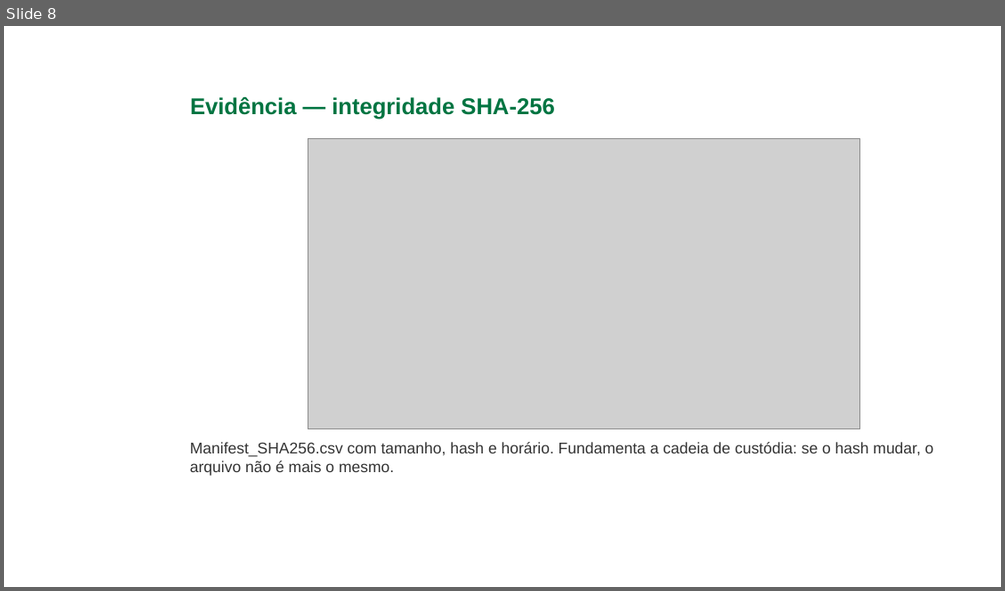
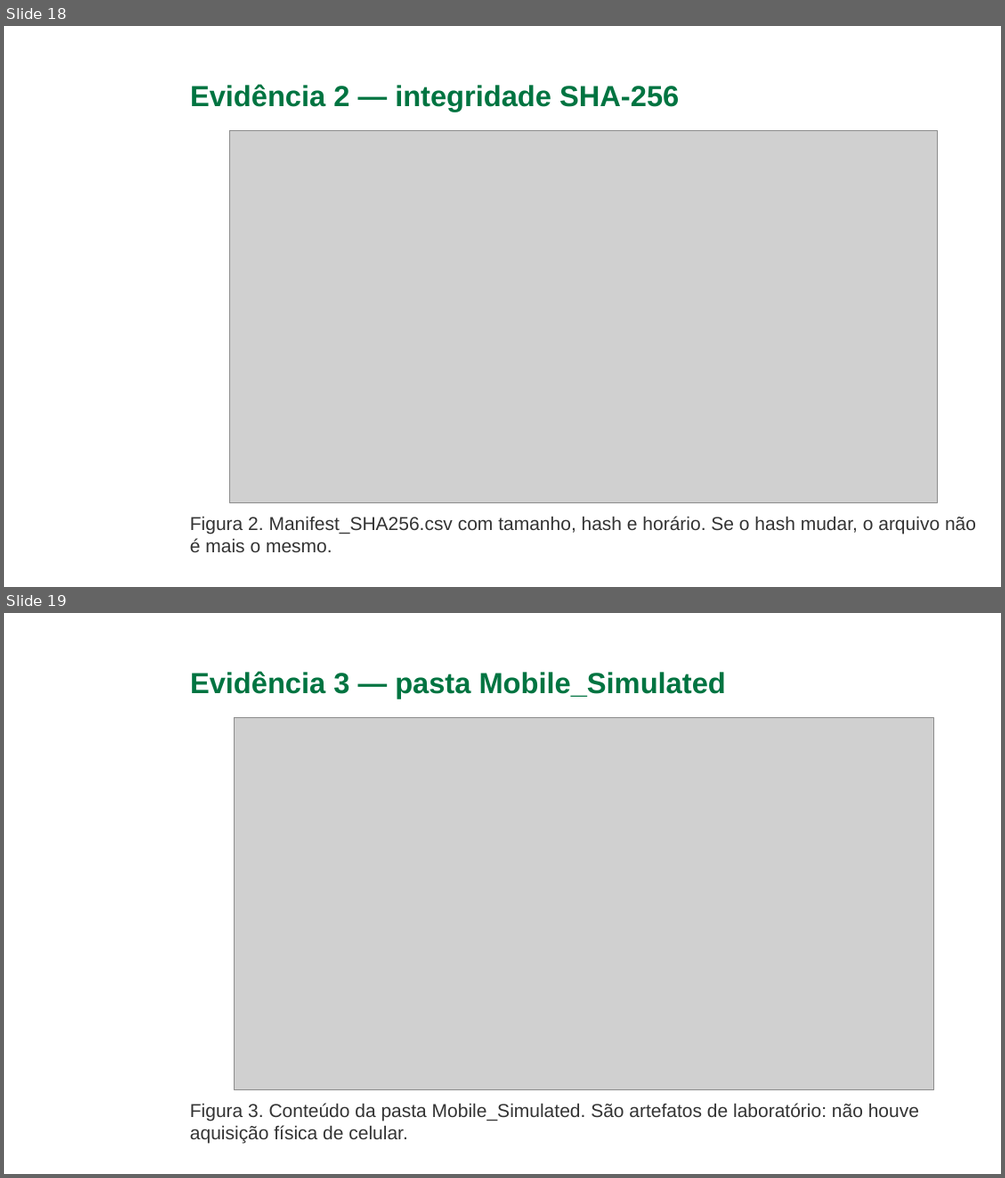
Before and after one commit to gabriellucasalves/Nexus-interprise, a slide deck: docs/caso-techcorp/Nexus_Apresentacao_Caso_TechCorp_Ajustada_Final.pptx. Shown one above the other, each under a label of ours: slide 8 before the commit, slides 18 and 19 after it. The pictures are 1005x591 and 1005x1178 pixels, drawn with LibreOffice and Linux fonts; fonts in the diff are those of the drawing; grey boxes stand for pictures; background and template pictures are left out. Boxes give left, top, right and bottom in pixels: in the first picture for what was removed or moved away, otherwise in the second. Text is boxed around its words. In the diff, an @@ line names an element or a change of style, - is before the commit and + after.

```diff
--- a/docs/caso-techcorp/Nexus_Apresentacao_Caso_TechCorp_Ajustada_Final.pptx
+++ b/docs/caso-techcorp/Nexus_Apresentacao_Caso_TechCorp_Ajustada_Final.pptx
@@ slide 19 added at [4,613,1001,1174], background picture (left out) @@
@@ title added at [190,671,726,698], 28 pt, text #007441, bold @@
+Evidência 3 — pasta Mobile_Simulated
@@ picture added at [234,718,933,1090] @@
@@ text added at [190,1103,919,1143], 18 pt, text #333333 @@
+Figura 3. Conteúdo da pasta Mobile_Simulated. São artefatos de laboratório: não houve aquisição física de celular.
@@ what was slide 8 is now slide 18 @@
@@ slide 18 changed as well @@
@@ title at [190,84,679,111]: text changed; size 22 to 28 pt @@
-Evidência — integridade SHA-256
+Evidência 2 — integridade SHA-256
@@ picture: place and size @@
-picture at [307,139,859,429]
+picture at [230,131,938,503]
@@ text at [190,516,976,552]: text changed; size 15 to 18 pt @@
-Manifest_SHA256.csv com tamanho, hash e horário. Fundamenta a cadeia de custódia: se o hash mudar, o arquivo não é mais o mesmo.
+Figura 2. Manifest_SHA256.csv com tamanho, hash e horário. Se o hash mudar, o arquivo não é mais o mesmo.
```
Also in this commit, not shown: 27 other slides changed, 12 other slides added, 2 slides removed, 1 other file.
